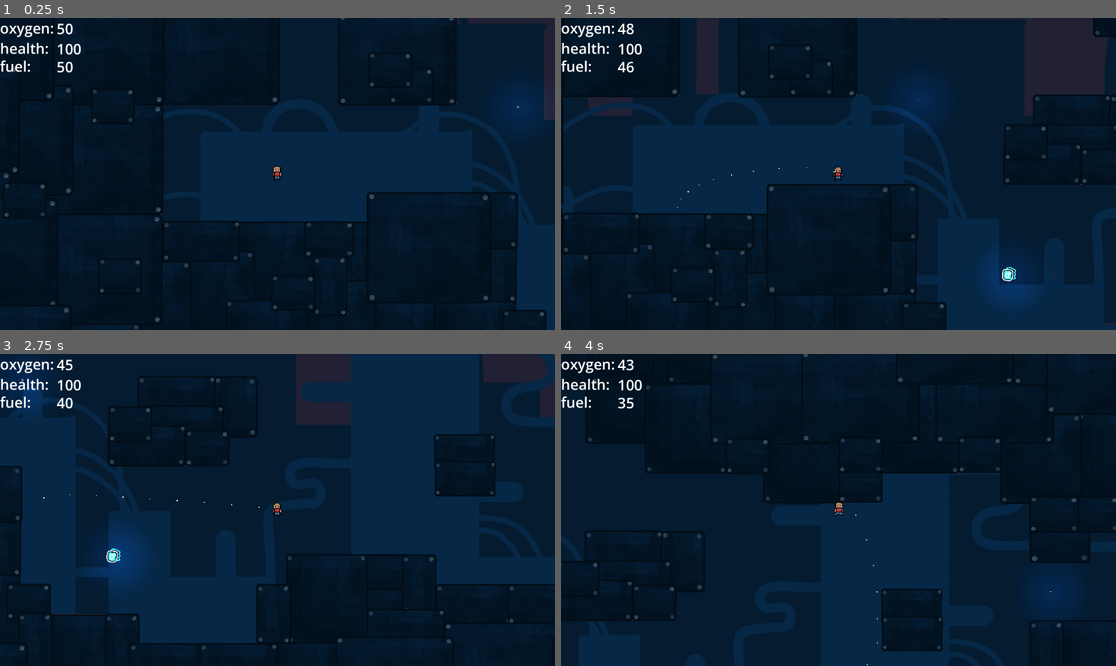
Above: before the commit, frames 1-4 (two rows, left to right).
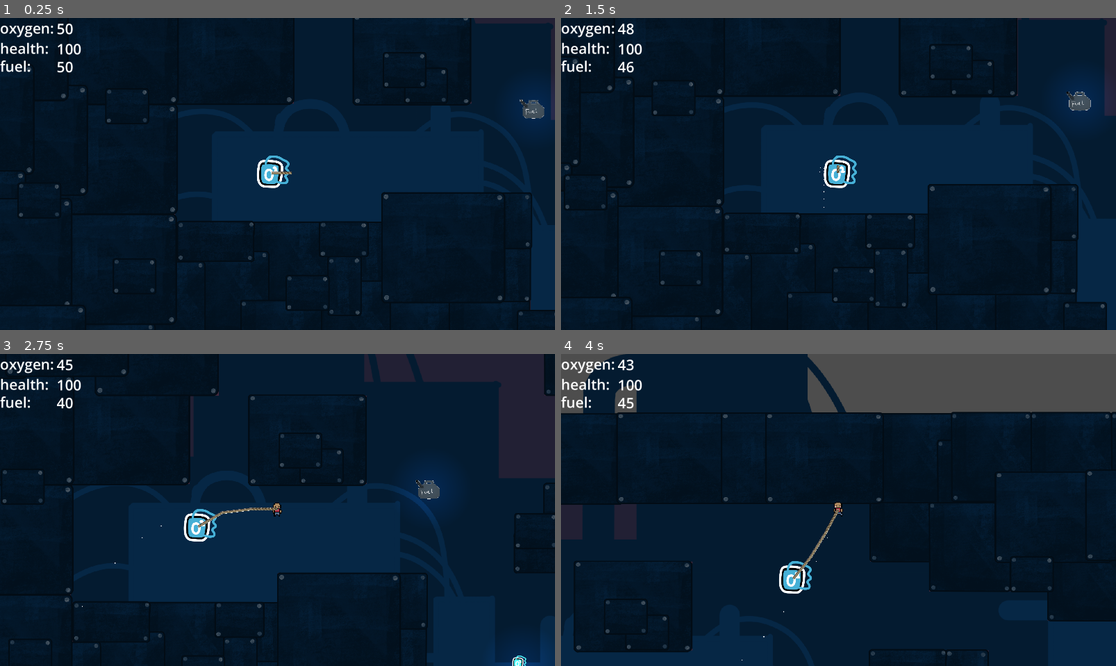
Above: after the commit, the same moments.

Repository: m6parker/tethered
Game: Godot game, scene res://src/levels/world_one.tscn
Two runs of this game, one before a commit and one after it. Both use one fixed random seed, a clock stepped at 60 frames per second and the inputs below.
Inputs:
- Up to frame 1 (0.25 s): no input
- Up to frame 2 (1.5 s): hold Right (right) 0.53-1.28 s; hold Down (down) from 1.28 s (still down)
- Up to frame 3 (2.75 s): release Down (down) at 2.03 s; hold Right (right) from 2.03 s (still down)
- Up to frame 4 (4 s): release Right (right) at 2.78 s; hold Up (up) 2.78-3.53 s; hold Left (left) from 3.53 s (still down)

The runs differ from the first frame. In frame 1, 3.9% of the frame differs, in the area x 0-100%, y 0-100%; in frame 2, 26%; in frame 3, 27%; in frame 4, 24%.

Commit message:
rope with cargo

Diff:
--- a/src/entities/player.gd
+++ b/src/entities/player.gd
@@ -9,10 +9,22 @@
 @export var fuel_depletion_interval: float = 0.2 # how often fuel drops during movement
 @export var oxygen_depletion_interval: float = 0.5 # how often oxygen drops constantly
 @export var suffocation_interval: float = 1.0 # how fast damage is taken
+# rope
+@export var rope_length: int = 4
+@export var target_distance: float = 30.0 # distance between rope segments
+@onready var line: Line2D = $rope
+var points_array: Array[Vector2] = []
+@export var dragged_object: Node2D
 
 var fuel_timer: float = 0.0
 var oxygen_timer: float = 0.0
 var suffocation_timer: float = 0.0
+
+
+func _ready() -> void:
+	line.top_level = true
+	for i in range(rope_length):
+		points_array.append(global_position)
 
 func _physics_process(delta: float) -> void:
 	var input_vector := Vector2.ZERO
@@ -73,3 +85,67 @@
 	# reset game
 	if Input.is_action_just_pressed("menu"):
 		Globals.reset_game()
+
+	# ------ rope ------
+	if dragged_object and is_instance_valid(dragged_object):
+		# maximum length the rope is allowed to expand
+		var max_rope_length = rope_length * target_distance
+		# check distance between player and cargo
+		var distance_to_cargo = global_position.distance_to(dragged_object.global_position)
+
+		# pull player back if too far from cargo
+		if distance_to_cargo > max_rope_length:
+			# find vector pointing from cargo back to player
+			var direction_to_player = (global_position - dragged_object.global_position).normalized()
+
+			# snap player position to exactly the edge of the tether circle
+			global_position = dragged_object.global_position + (direction_to_player * max_rope_length)
+
+			# stop forward velocity pulling away from cargo so jetpack doesnt glitch
+			var velocity_away = velocity.dot(direction_to_player)
+			if velocity_away > 0:
+				velocity -= direction_to_player * velocity_away
+
+	points_array[0] = global_position
+
+	# drag rope from player down to cargo while forward movement
+	for i in range(1, rope_length):
+		var target = points_array[i-1]
+		var current = points_array[i]
+		if current.distance_to(target) > target_distance:
+			points_array[i] = target + (current - target).normalized() * target_distance
+
+	# move cargo
+	if dragged_object and is_instance_valid(dragged_object):
+		var last_point_index = rope_length - 1
+		var target_rope_position = points_array[last_point_index]
+		var movement_vector = target_rope_position - dragged_object.global_position
+
+		var collision = dragged_object.move_and_collide(movement_vector)
+
+		# cargo hits a wall
+		if collision:
+			points_array[last_point_index] = dragged_object.global_position
+			# keep rope tight
+			for i in range(rope_length - 2, 0, -1):
+				var lead = points_array[i+1]
+				var curr = points_array[i]
+				if curr.distance_to(lead) > target_distance:
+					points_array[i] = lead + (curr - lead).normalized() * target_distance
+
+		# todo - update drag animations
+		#var object_sprite = dragged_object.get_node_or_null("Sprite2D")
+		#if object_sprite:
+			#if velocity.length() > 10:
+				#object_sprite.play("move")
+				#if velocity.x != 0:
+					#object_sprite.flip_h = (velocity.x < 0)
+			#else:
+				#object_sprite.play("idle")
+
+	# render
+	line.points = points_array
+
+	# reset game
+	if Input.is_action_just_pressed("menu"):
+		Globals.reset_game()
--- a/src/entities/player.tscn
+++ b/src/entities/player.tscn
@@ -4,6 +4,8 @@
 [ext_resource type="Script" uid="uid://b85jvjq75m53x" path="res://src/entities/player.gd" id="1_o5qvw"]
 [ext_resource type="Texture2D" uid="uid://dwd4gxwql7w0p" path="res://assets/sprites/run.png" id="2_o5qvw"]
 [ext_resource type="PackedScene" uid="uid://b3ncs03taxxl7" path="res://src/ui/player_stats.tscn" id="4_lqcqj"]
+[ext_resource type="Texture2D" uid="uid://l14hnt7hnycx" path="res://assets/items/rope_segment.png" id="5_s0nk1"]
+[ext_resource type="PackedScene" uid="uid://b4vgpq5dhu0bc" path="res://src/entities/pulled_object.tscn" id="6_ms0oa"]
 
 [sub_resource type="AtlasTexture" id="AtlasTexture_lqcqj"]
 atlas = ExtResource("1_3glep")
@@ -84,8 +86,9 @@
 particle_flag_disable_z = true
 gravity = Vector3(0, 98, 0)
 
-[node name="Player" type="CharacterBody2D" unique_id=1678218356]
+[node name="Player" type="CharacterBody2D" unique_id=1678218356 node_paths=PackedStringArray("dragged_object")]
 script = ExtResource("1_o5qvw")
+dragged_object = NodePath("pulled_object")
 
 [node name="AnimatedSprite2D" type="AnimatedSprite2D" parent="." unique_id=1266801689]
 texture_filter = 1
@@ -110,3 +113,10 @@
 emitting = false
 amount = 10
 process_material = SubResource("ParticleProcessMaterial_ms0oa")
+
+[node name="rope" type="Line2D" parent="." unique_id=1230604228]
+width = 3.0
+texture = ExtResource("5_s0nk1")
+texture_mode = 1
+
+[node name="pulled_object" parent="." unique_id=1248254879 instance=ExtResource("6_ms0oa")]
--- /dev/null
+++ b/src/entities/pulled_object.tscn
@@ -0,0 +1,16 @@
+[gd_scene format=3 uid="uid://b4vgpq5dhu0bc"]
+
+[ext_resource type="Texture2D" uid="uid://cak5tjjc2bcfs" path="res://assets/items/oxygen.png" id="1_y0coh"]
+
+[sub_resource type="CircleShape2D" id="CircleShape2D_y0coh"]
+radius = 15.0
+
+[node name="pulled_object" type="CharacterBody2D" unique_id=881240779]
+
+[node name="Sprite2D" type="Sprite2D" parent="." unique_id=1447795933]
+position = Vector2(2.9999695, -0.99998474)
+scale = Vector2(0.13605443, 0.13605443)
+texture = ExtResource("1_y0coh")
+
+[node name="CollisionShape2D" type="CollisionShape2D" parent="." unique_id=293010786]
+shape = SubResource("CircleShape2D_y0coh")
--- a/src/levels/world_one.tscn
+++ b/src/levels/world_one.tscn
@@ -1543,12 +1543,12 @@
 scale = Vector2(0.11317635, 0.10093459)
 texture = ExtResource("5_s0iqr")
 
+[node name="exit" parent="." unique_id=1032927429 instance=ExtResource("12_lh2x3")]
+position = Vector2(1971, 295)
+
 [node name="Player" parent="." unique_id=1678218356 instance=ExtResource("2_4xf3m")]
 position = Vector2(126, 395)
 
 [node name="Camera2D" type="Camera2D" parent="Player" unique_id=994486724]
 position = Vector2(0, 1)
 zoom = Vector2(3.2, 3.2)
-
-[node name="exit" parent="." unique_id=1032927429 instance=ExtResource("12_lh2x3")]
-position = Vector2(1971, 295)
Binary file changed: assets/items/fuel.png
Binary file changed: assets/items/key.png
Binary file added: assets/items/rope_segment.png
Not shown, changed: assets/items/rope_segment.png.import
